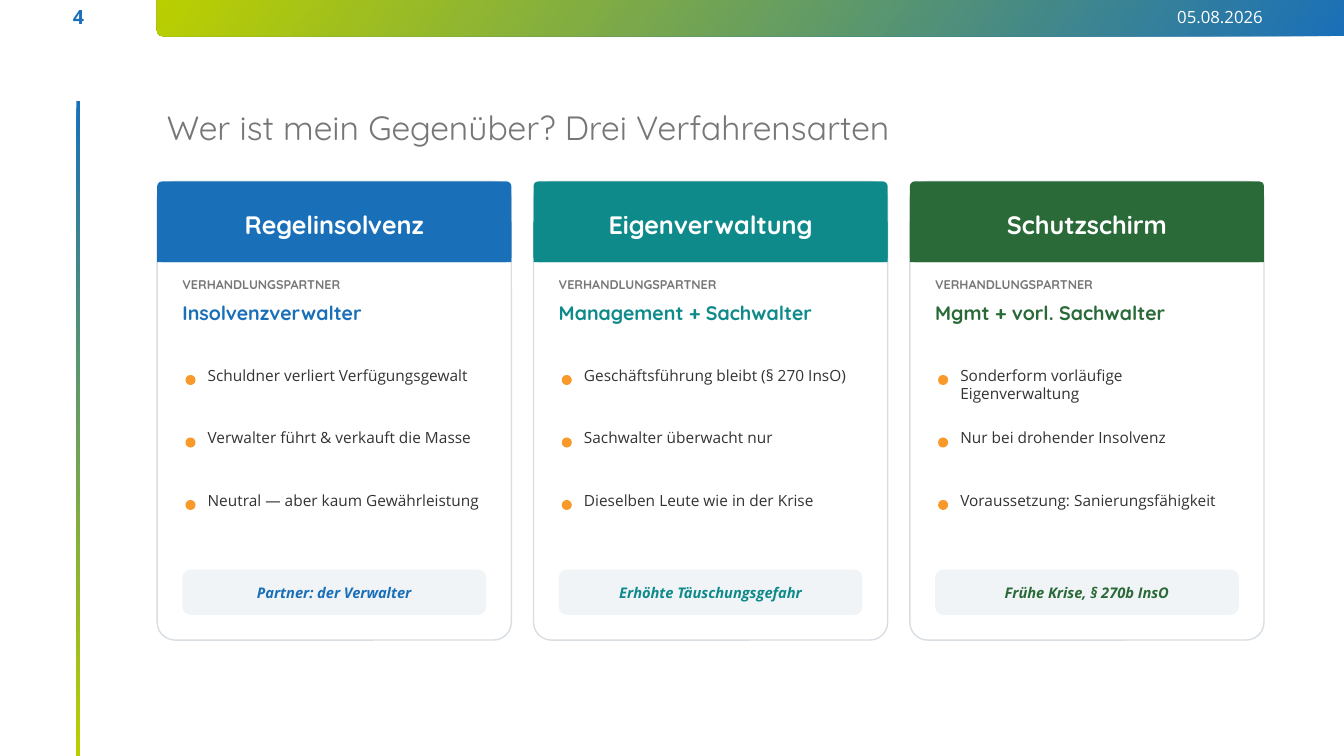
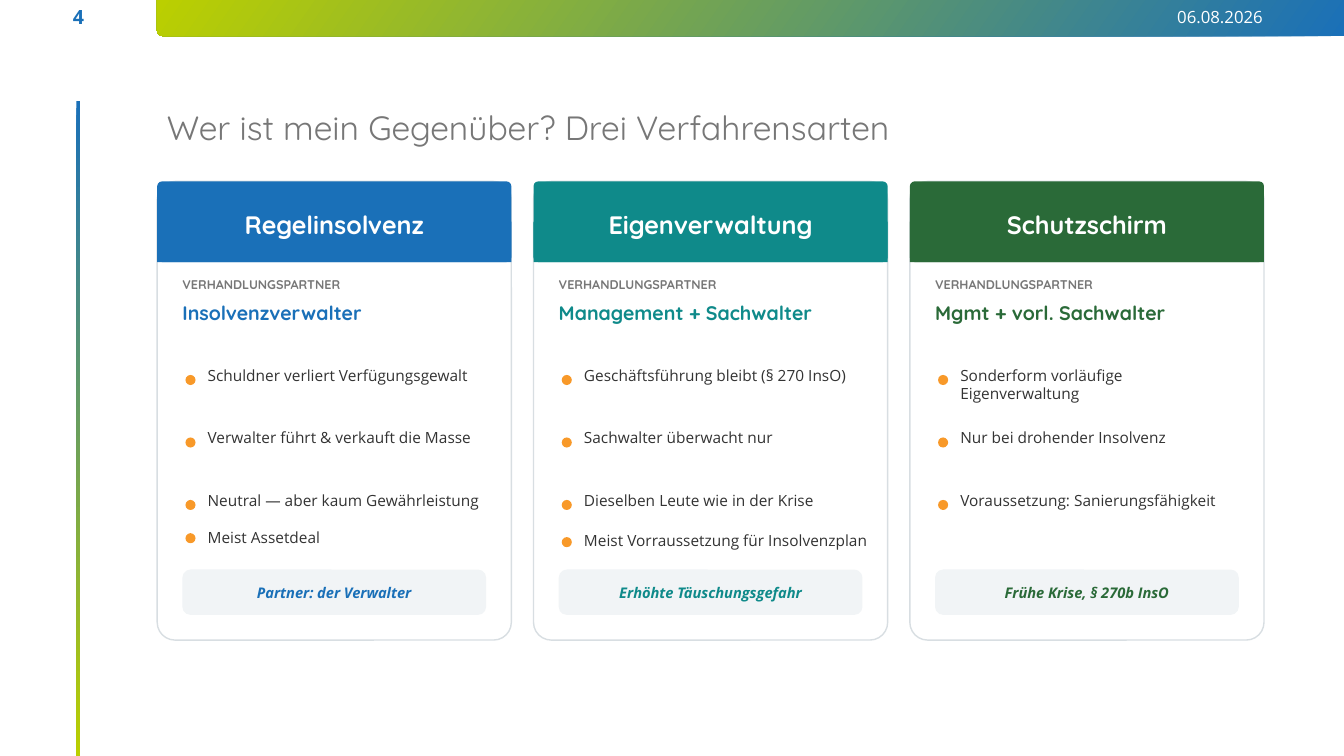
Before and after one commit to findingNemo0o0/repository, a slide deck: slide 4 of insolvenz-ma-pflege/InsolvenzProzess.pptx. Drawn at 1344x756 pixels with LibreOffice and Linux fonts; fonts in the diff are those of the drawing; background and template pictures are left out. Boxes give left, top, right and bottom in pixels: in the first picture for what was removed or moved away, otherwise in the second. Text is boxed around its words. In the diff, an @@ line names an element or a change of style, - is before the commit and + after.

```diff
--- a/insolvenz-ma-pflege/InsolvenzProzess.pptx
+++ b/insolvenz-ma-pflege/InsolvenzProzess.pptx
@@ text at (1177, 11, 1263, 23): text changed @@
-05.08.2026
+06.08.2026
@@ ellipse added at (186, 533, 196, 543), fill #F89929 @@
@@ text added at (208, 531, 320, 543), 11 pt, text #333333 @@
+Meist Assetdeal
@@ ellipse added at (562, 537, 572, 547), fill #F89929 @@
@@ text added at (584, 534, 867, 550), 11 pt, text #333333 @@
+Meist Vorraussetzung für Insolvenzplan
```
Also in this commit, not shown: 10 other slides changed, 1 slide added, 2 slides removed, 1 other file.
